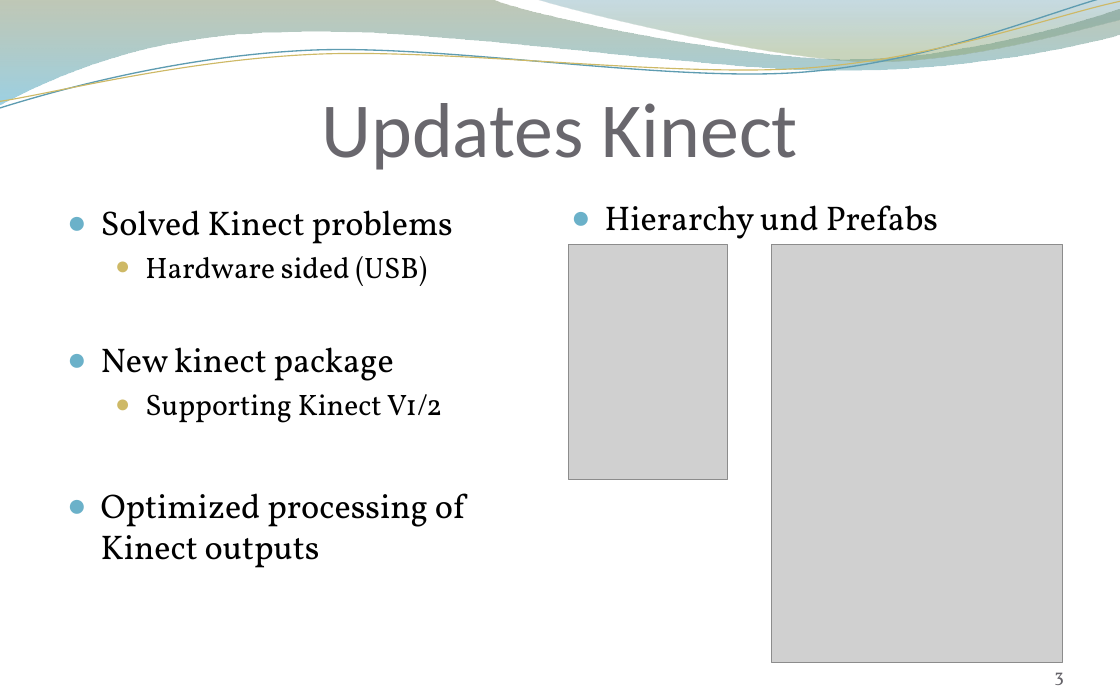
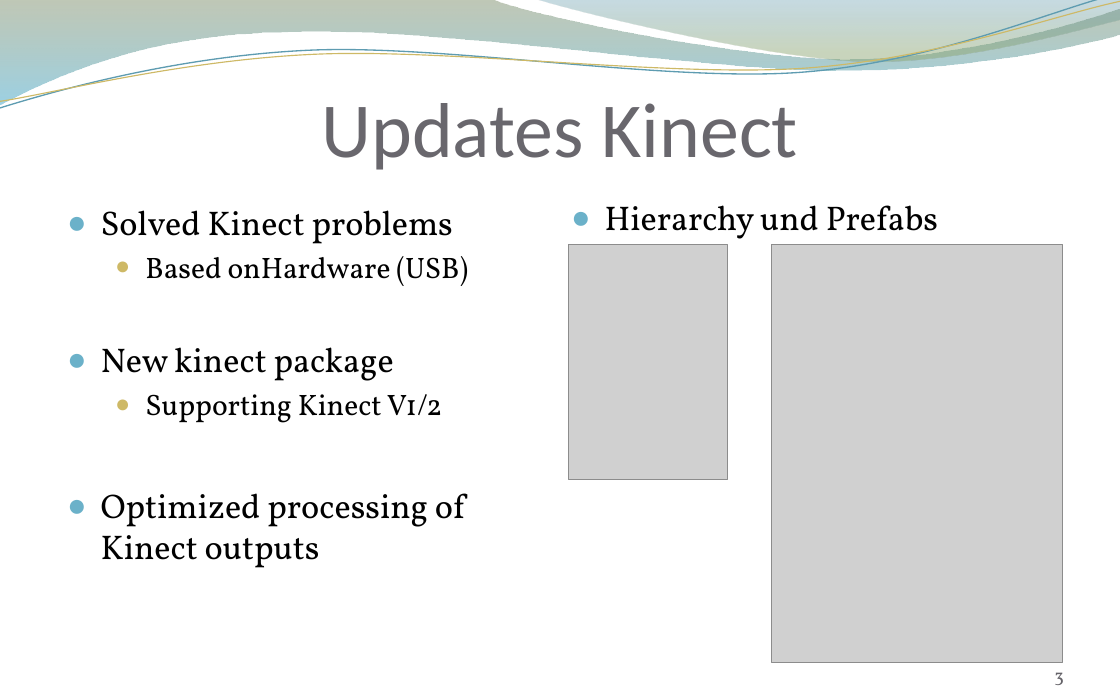
Before and after one commit to andreasdietze/Rift-WingsuitV2, a slide deck: slide 3 of Präsentationen/Zwischenpräsentation 16.06/Project proposal update 06.16 - Rift Wingsuit V2.pptx. Drawn at 1120x700 pixels with LibreOffice and Linux fonts; fonts in the diff are those of the drawing; grey boxes stand for pictures; background and template pictures are left out. Boxes give left, top, right and bottom in pixels: in the first picture for what was removed or moved away, otherwise in the second. Text is boxed around its words. In the diff, an @@ line names an element or a change of style, - is before the commit and + after.

```diff
--- a/Präsentationen/Zwischenpräsentation 16.06/Project proposal update 06.16 - Rift Wingsuit V2.pptx
+++ b/Präsentationen/Zwischenpräsentation 16.06/Project proposal update 06.16 - Rift Wingsuit V2.pptx
@@ text at (145,256,468,286): text changed @@
-  ● Hardware sided (USB)
+  ● Based onHardware (USB)
```
Also in this commit, not shown: 3 other slides changed, 2 slides added, 1 slide removed.
